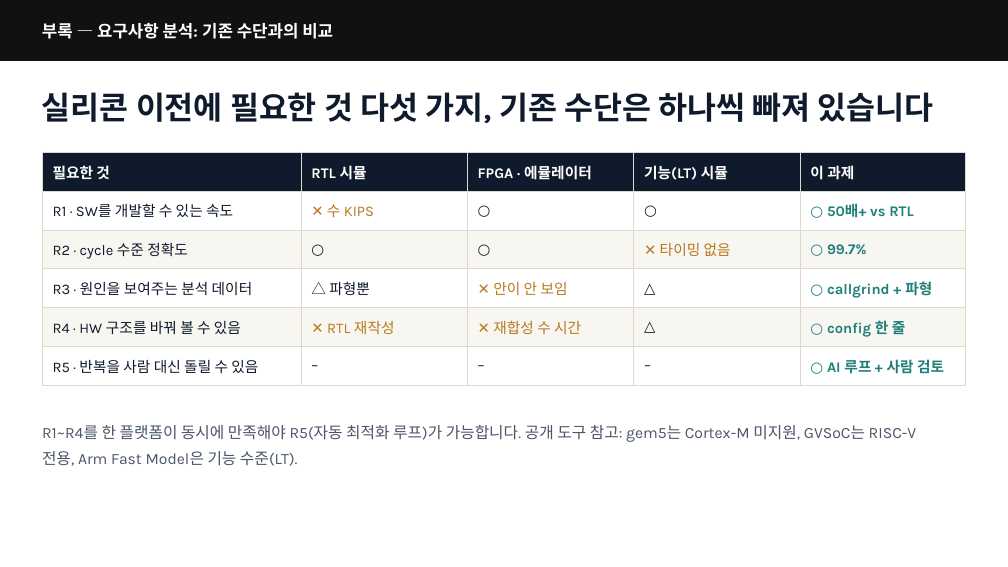
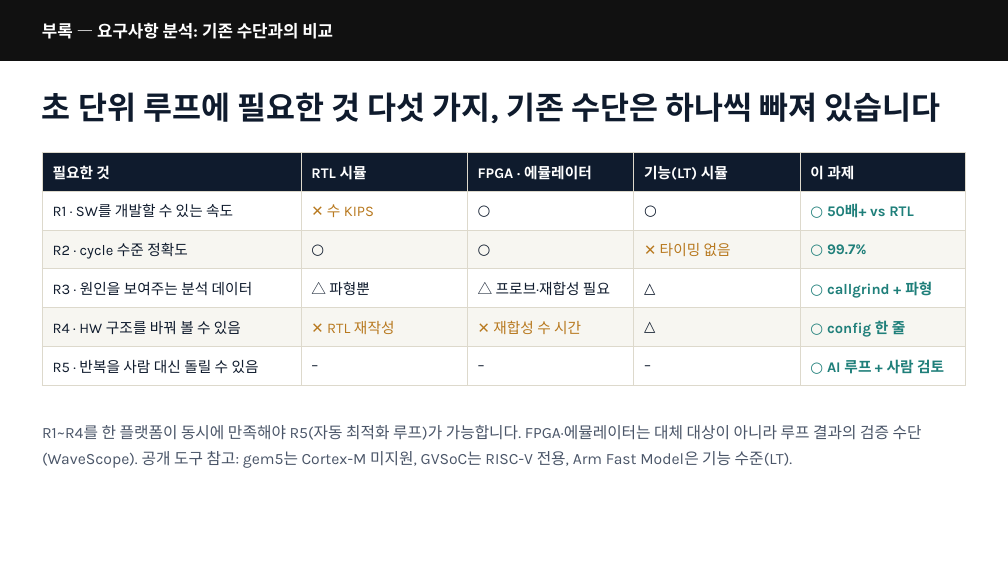
Before and after one commit to tdjung/co_opt_example, a slide deck: slide 12 of docs/presentation/deck_current_fonts.pptx (slide 11 before the commit). Drawn at 1008x567 pixels with LibreOffice and Linux fonts; fonts in the diff are those of the drawing. Boxes give left, top, right and bottom in pixels: in the first picture for what was removed or moved away, otherwise in the second. Text is boxed around its words. In the diff, an @@ line names an element or a change of style, - is before the commit and + after.

```diff
--- a/docs/presentation/deck_current_fonts.pptx
+++ b/docs/presentation/deck_current_fonts.pptx
@@ text at <box>42,92,941,123</box>: text changed @@
-실리콘 이전에 필요한 것 다섯 가지, 기존 수단은 하나씩 빠져 있습니다
+초 단위 루프에 필요한 것 다섯 가지, 기존 수단은 하나씩 빠져 있습니다
@@ table at <box>42,152,966,378</box> @@
-row 4, column 3: ✕ 안이 안 보임
+row 4, column 3: △ 프로브·재합성 필요
@@ text at <box>42,425,922,468</box>: text changed @@
-R1~R4를 한 플랫폼이 동시에 만족해야 R5(자동 최적화 루프)가 가능합니다. 공개 도구 참고: gem5는 Cortex-M 미지원, GVSoC는 RISC-V 전용, Arm Fast Model은 기능 수준(LT).
+R1~R4를 한 플랫폼이 동시에 만족해야 R5(자동 최적화 루프)가 가능합니다. FPGA·에뮬레이터는 대체 대상이 아니라 루프 결과의 검증 수단(WaveScope). 공개 도구 참고: gem5는 Cortex-M 미지원, GVSoC는 RISC-V 전용, Arm Fast Model은 기능 수준(LT).
```
Also in this commit, not shown: 5 other slides changed, 1 slide added, 13 other files.
